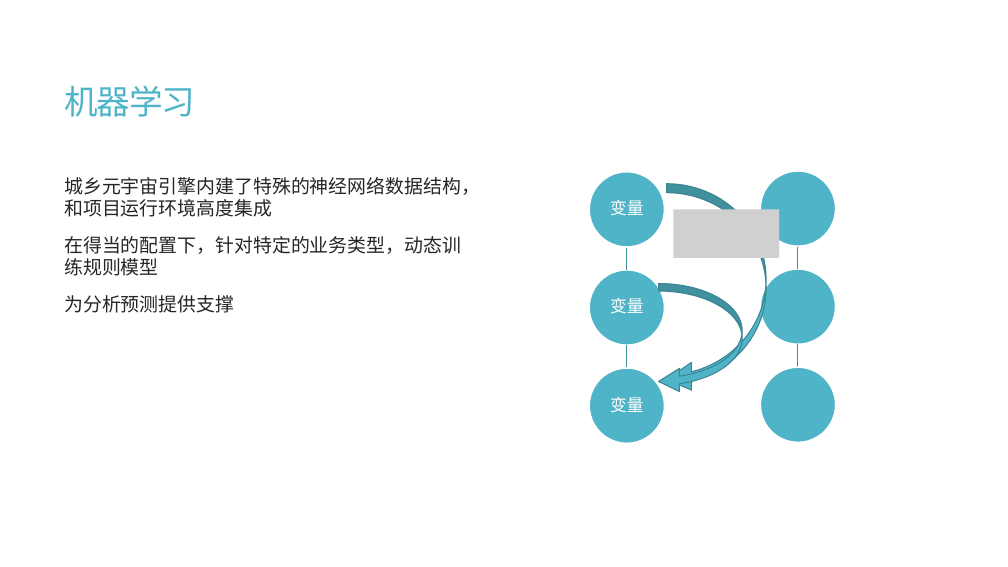
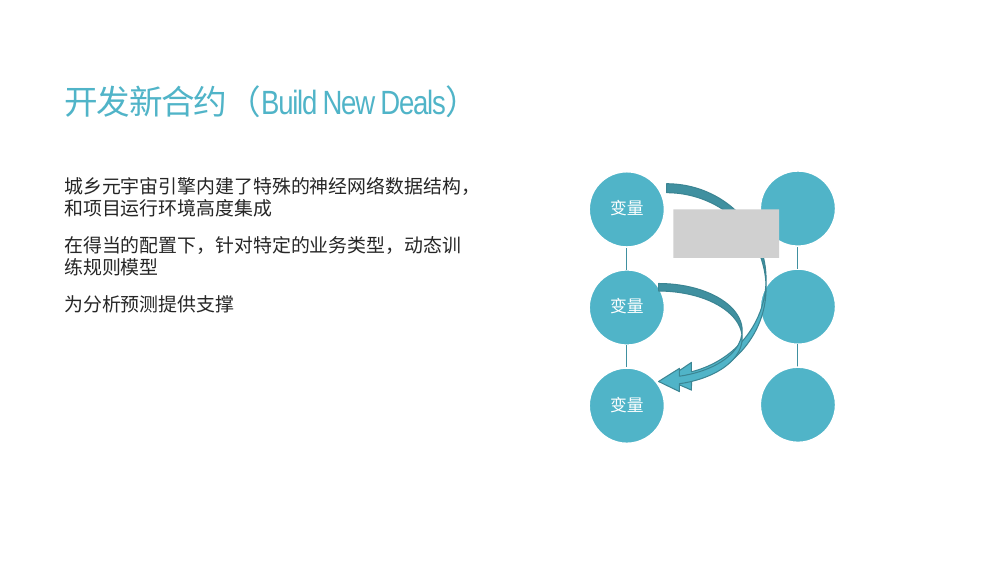
Before and after one commit to calcyu/chainway, a slide deck: slide 41 of Docs/城乡元宇宙服务器.pptx. Drawn at 1008x567 pixels with LibreOffice and Linux fonts; fonts in the diff are those of the drawing; grey boxes stand for pictures. Boxes give left, top, right and bottom in pixels: in the first picture for what was removed or moved away, otherwise in the second. Text is boxed around its words. In the diff, an @@ line names an element or a change of style, - is before the commit and + after.

Commit message:
deals & scopes

```diff
--- a/Docs/城乡元宇宙服务器.pptx
+++ b/Docs/城乡元宇宙服务器.pptx
@@ title at <box>64,85,479,117</box>: text changed; font Noto Sans CJK SC to Arial Narrow @@
-机器学习
+开发新合约（Build New Deals）
```
Also in this commit, not shown: 21 other slides changed, 15 slides added, 13 slides removed, 20 other files.
